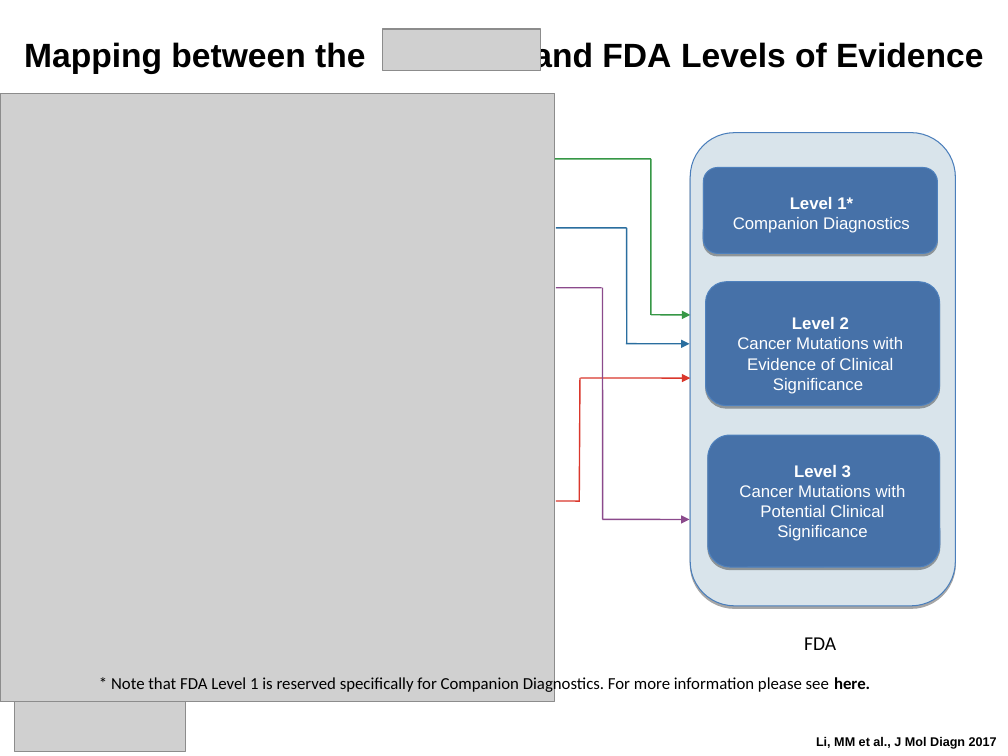
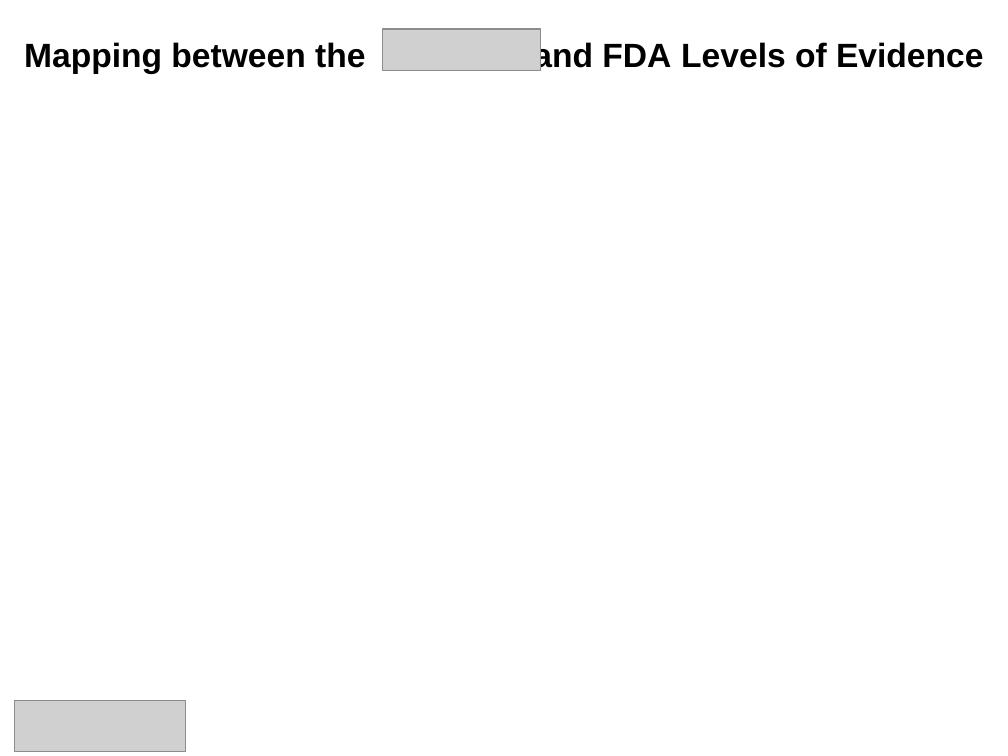
Before and after one commit to oncokb/oncokb-public, a slide deck: slide 1 of src/main/webapp/content/files/levelOfEvidence/FDA/Mapping_OncoKB_and_FDA_LOfE.ppt. Drawn at 1008x756 pixels with LibreOffice and Linux fonts; fonts in the diff are those of the drawing; grey boxes stand for pictures; background and template pictures are left out. Boxes give left, top, right and bottom in pixels: in the first picture for what was removed or moved away, otherwise in the second. Text is boxed around its words. In the diff, an @@ line names an element or a change of style, - is before the commit and + after.

```diff
--- a/src/main/webapp/content/files/levelOfEvidence/FDA/Mapping_OncoKB_and_FDA_LOfE.ppt
+++ b/src/main/webapp/content/files/levelOfEvidence/FDA/Mapping_OncoKB_and_FDA_LOfE.ppt
@@ picture removed at (x1=0, y1=93, x2=555, y2=702) @@
@@ freeform shape removed at (x1=690, y1=133, x2=956, y2=606) @@
@@ line removed from (555, 159) to (651, 159) @@
@@ line removed from (651, 159) to (651, 314) @@
@@ rounded rectangle removed at (x1=704, y1=167, x2=937, y2=253) @@
@@ text removed at (x1=733, y1=197, x2=910, y2=233) @@
-Level 1*
-Companion Diagnostics
@@ line removed from (555, 228) to (627, 228) @@
@@ line removed from (627, 228) to (627, 344) @@
@@ line removed from (555, 287) to (602, 287) @@
@@ line removed from (603, 287) to (603, 519) @@
@@ rounded rectangle removed at (x1=706, y1=282, x2=939, y2=406) @@
@@ arrow removed from (651, 314) to (690, 314) @@
@@ text removed at (x1=737, y1=317, x2=903, y2=394) @@
-Level 2
-Cancer Mutations with Evidence of Clinical Significance
@@ arrow removed from (626, 344) to (689, 344) @@
@@ line removed from (580, 501) to (580, 378) @@
@@ arrow removed from (581, 378) to (690, 378) @@
@@ rounded rectangle removed at (x1=708, y1=435, x2=939, y2=568) @@
@@ text removed at (x1=739, y1=465, x2=906, y2=541) @@
-Level 3
-Cancer Mutations with Potential Clinical Significance
@@ line removed from (555, 501) to (580, 501) @@
@@ arrow removed from (603, 519) to (689, 519) @@
@@ text removed at (x1=804, y1=637, x2=836, y2=650) @@
-FDA
@@ text removed at (x1=111, y1=676, x2=870, y2=694) @@
-* Note that FDA Level 1 is reserved specifically for Companion Diagnostics. For more information please see here.
@@ text removed at (x1=816, y1=736, x2=997, y2=749) @@
-Li, MM et al., J Mol Diagn 2017
```
Also in this commit, not shown: 4 other files.
